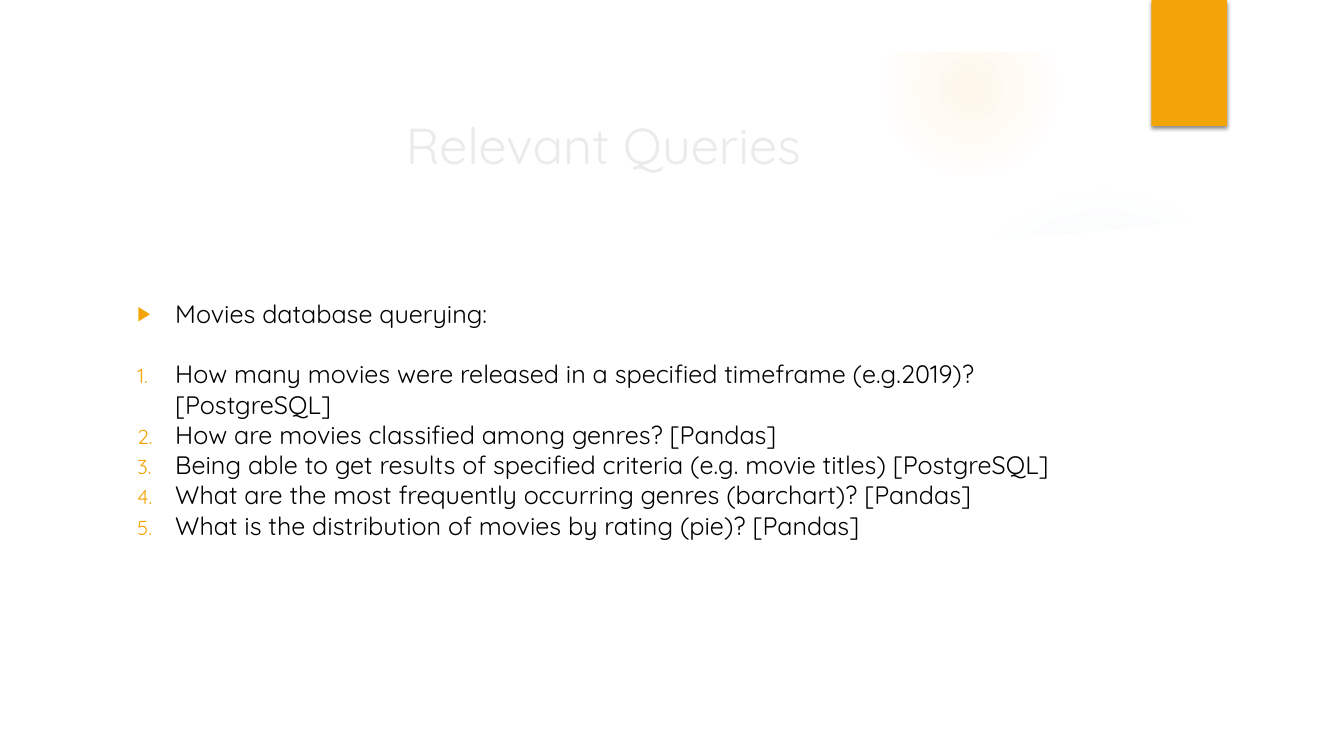
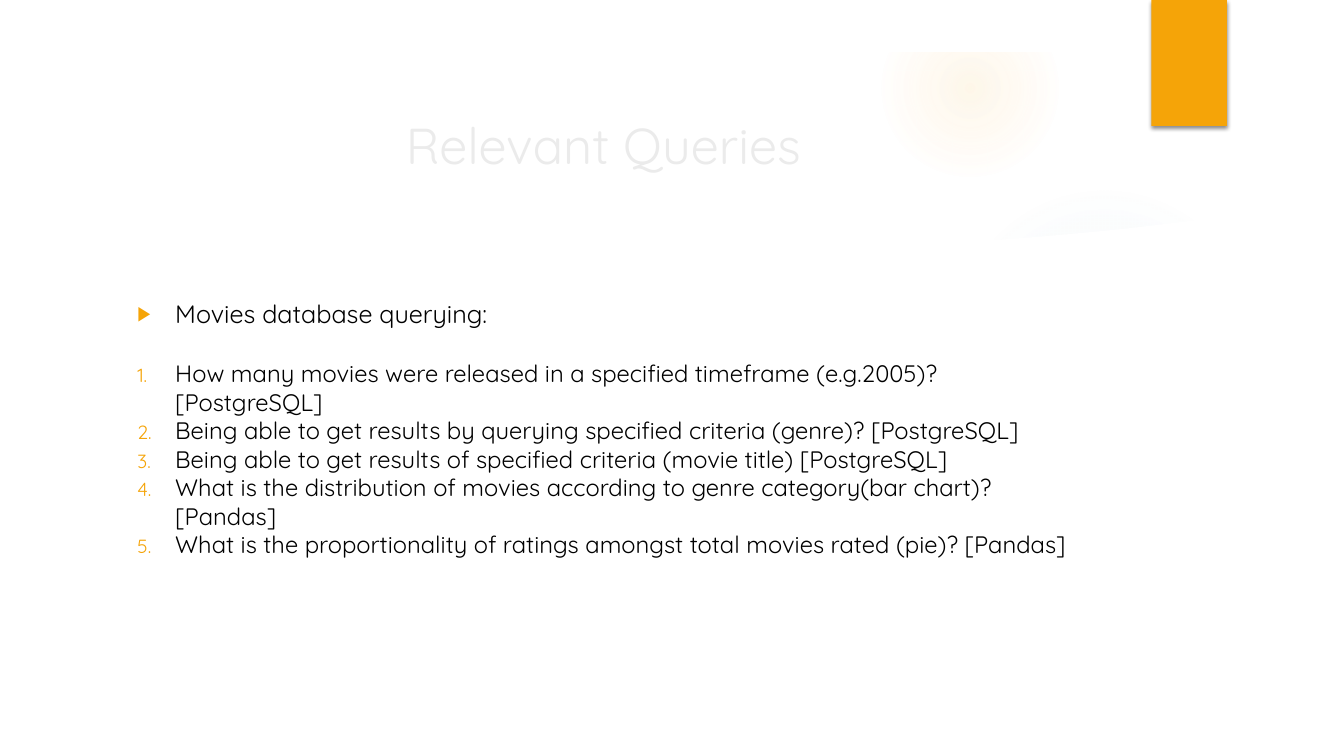
Before and after one commit to mpeteet/ETL-challenge-Team-3, a slide deck: slide 3 of Extract, Transform, Load.pptx. Drawn at 1344x756 pixels with LibreOffice and Linux fonts; fonts in the diff are those of the drawing; background and template pictures are left out. Boxes give left, top, right and bottom in pixels: in the first picture for what was removed or moved away, otherwise in the second. Text is boxed around its words. In the diff, an @@ line names an element or a change of style, - is before the commit and + after.

Commit message:
Final deck

```diff
--- a/Extract, Transform, Load.pptx
+++ b/Extract, Transform, Load.pptx
@@ text at box(175, 364, 1066, 558): text changed; size 18 to 17 pt @@
-1. How many movies were released in a specified timeframe (e.g.2019)? [PostgreSQL]
-2. How are movies classified among genres? [Pandas]
-3. Being able to get results of specified criteria (e.g. movie titles) [PostgreSQL]
-4. What are the most frequently occurring genres (barchart)? [Pandas]
-5. What is the distribution of movies by rating (pie)? [Pandas]
+1. How many movies were released in a specified timeframe (e.g.2005)? [PostgreSQL]
+2. Being able to get results by querying specified criteria (genre)? [PostgreSQL]
+3. Being able to get results of specified criteria (movie title) [PostgreSQL]
+4. What is the distribution of movies according to genre category(bar chart)? [Pandas]
+5. What is the proportionality of ratings amongst total movies rated (pie)? [Pandas]
```
Also in this commit, not shown: 1 other slide changed, 5 slides added.
